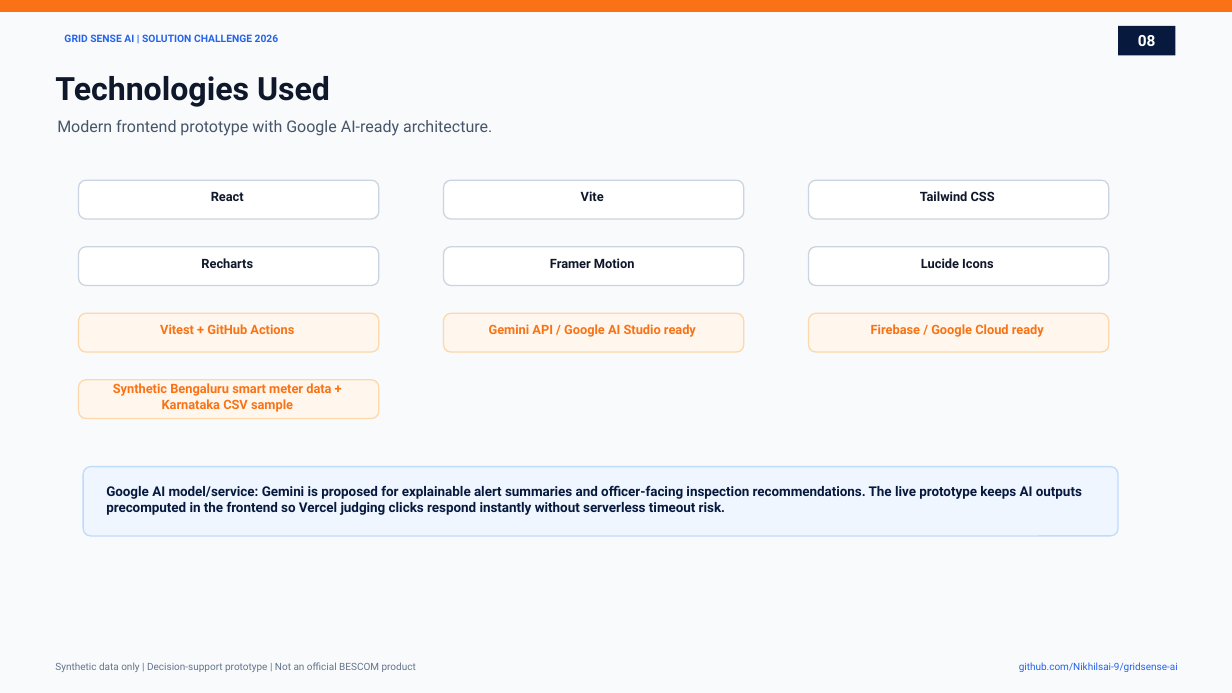
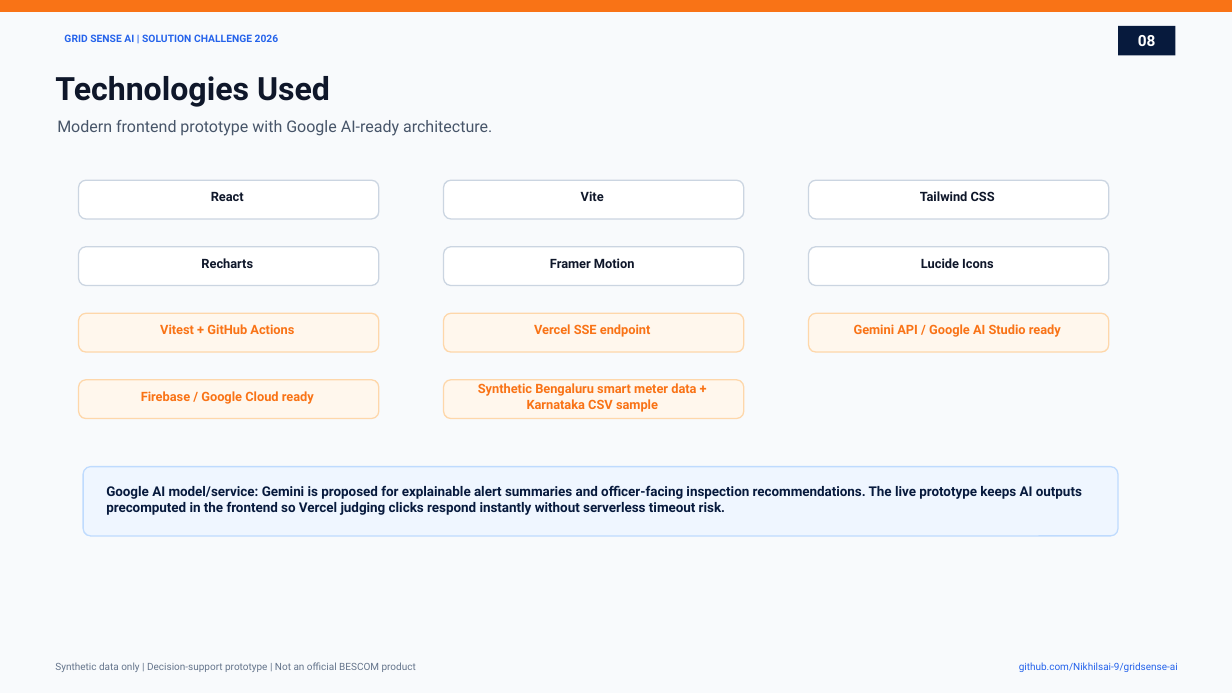
Before and after one commit to Nikhilsai-9/gridsense-ai, a slide deck: slide 8 of submission-deck/GridSense_AI_Prototype_Submission.pptx. Drawn at 1232x693 pixels with LibreOffice and Linux fonts; fonts in the diff are those of the drawing. Boxes give left, top, right and bottom in pixels: in the first picture for what was removed or moved away, otherwise in the second. Text is boxed around its words. In the diff, an @@ line names an element or a change of style, - is before the commit and + after.

Commit message:
Add SEO, sample data controls, and Vercel streaming path

```diff
--- a/submission-deck/GridSense_AI_Prototype_Submission.pptx
+++ b/submission-deck/GridSense_AI_Prototype_Submission.pptx
@@ text at (534,324,651,337): text changed @@
-Gemini API / Google AI Studio ready
+Vercel SSE endpoint
@@ text at (854,324,1061,337): text changed @@
-Firebase / Google Cloud ready
+Gemini API / Google AI Studio ready
@@ rounded rectangle added at (444,380,744,419), fill #FFF7ED, outline #FED7AA 1 pt @@
@@ text added at (478,383,696,412), 10 pt, text #F97316, bold @@
+Synthetic Bengaluru smart meter data + Karnataka CSV sample
@@ text at (141,391,314,404): text changed @@
-Synthetic Bengaluru smart meter data + Karnataka CSV sample
+Firebase / Google Cloud ready
```
Also in this commit, not shown: 2 other slides changed, 19 other files.
